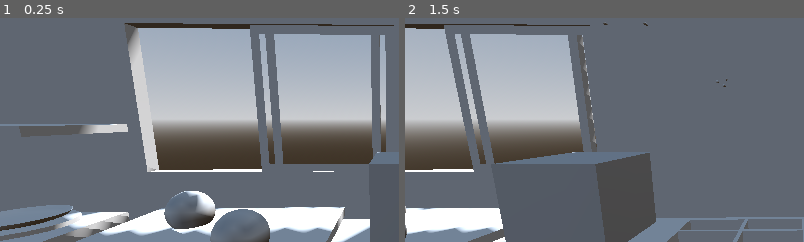
Above: before the commit, frames 1-2 (left to right).
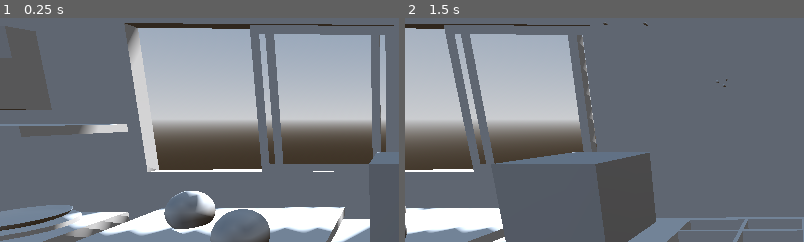
Above: after the commit, the same moments.

Repository: AKtomik/food-truc
Game: Godot game, scene res://scenes/item_test.tscn
Same seed, same stepped clock (60 frames per second), same inputs: the game is played once before the commit and once after it. This scene is started directly instead of the project's main scene.
Inputs (mouse positions are % of the whole screen's width and height, from its top left):
- Up to frame 1 (0.25 s): no input
- Up to frame 2 (1.5 s): tap Enter at 0.5 s; move the mouse to (98, 2) at 0.52 s; hold Up (ui_up) 0.53-1.28 s; click (98, 2) at 0.6 s; tap Space (sidestep) at 1.25, 1.35 s; move the mouse to (30, 55) at 1.27 s; hold Down (ui_down) from 1.28 s (still down)
The pictures show only the part of the screen within x 0-50%, y 16-65%; the shares and areas given below are measured in that part.

The runs differ from the first frame. In frame 1, 3.7% of the frame differs, in the area x 0-14%, y 3-42%; in frame 2, nothing differs.

Commit message:
cash machine

Diff:
--- /dev/null
+++ b/scenes/cash_machine.tscn
@@ -0,0 +1,16 @@
+[gd_scene format=3 uid="uid://cjq01mw7c4hcv"]
+
+[ext_resource type="Script" uid="uid://j7xg1b01r6d5" path="res://scripts/cash_machine.gd" id="1_y64xk"]
+[ext_resource type="PackedScene" uid="uid://bpimo555kt13n" path="res://assets/Truck/SM_cashRegister.fbx" id="2_68e7f"]
+
+[sub_resource type="BoxShape3D" id="BoxShape3D_g23f4"]
+
+[node name="CashMachine" type="Area3D" unique_id=1177224426]
+script = ExtResource("1_y64xk")
+
+[node name="SM_cashRegister" parent="." unique_id=495305489 instance=ExtResource("2_68e7f")]
+transform = Transform3D(1, 0, 0, 0, 1, 0, 0, 0, 1, -0.33577794, -1, -0.64285123)
+
+[node name="CollisionShape3D" type="CollisionShape3D" parent="." unique_id=991592036]
+transform = Transform3D(0.45, 0, 0, 0, 0.45, 0, 0, 0, 0.45, 0, 0.22336555, 0)
+shape = SubResource("BoxShape3D_g23f4")
--- a/scenes/item_test.tscn
+++ b/scenes/item_test.tscn
@@ -8,6 +8,7 @@
 [ext_resource type="PackedScene" uid="uid://bpxue3c5l7d66" path="res://scenes/item_slot.tscn" id="5_3jfeh"]
 [ext_resource type="Script" uid="uid://dmhrpceusgps8" path="res://scripts/hand.gd" id="5_mwajv"]
 [ext_resource type="PackedScene" uid="uid://qglx87c82jac" path="res://scenes/tools/microwave.tscn" id="7_f3voe"]
+[ext_resource type="PackedScene" uid="uid://cjq01mw7c4hcv" path="res://scenes/cash_machine.tscn" id="8_sp2it"]
 
 [sub_resource type="ProceduralSkyMaterial" id="ProceduralSkyMaterial_0wfyh"]
 sky_horizon_color = Color(0.66224277, 0.6717428, 0.6867428, 1)
@@ -91,6 +92,10 @@
 [node name="Microwave" parent="Environement" unique_id=746176305 instance=ExtResource("7_f3voe")]
 transform = Transform3D(1, 0, 0, 0, 1, 0, 0, 0, 1, 1.2055233, 1.1805078, -1.6393985)
 
+[node name="CashMachine" parent="Environement" unique_id=1177224426 instance=ExtResource("8_sp2it")]
+unique_name_in_owner = true
+transform = Transform3D(-0.10185505, 0, 0.99479926, 0, 1, 0, -0.99479926, 0, -0.10185505, -0.70482254, 1.5907985, -1.4995328)
+
 [node name="Hand" type="Node3D" parent="." unique_id=520725327 node_paths=PackedStringArray("camera")]
 script = ExtResource("5_mwajv")
 camera = NodePath("../Player/Camera3D")
--- /dev/null
+++ b/scripts/cash_machine.gd
@@ -0,0 +1,28 @@
+class_name CashMachine
+extends Node3D
+
+@export var starting_money: int = 100
+var _money: int = 100
+
+func _ready() -> void:
+	_money = starting_money
+	refresh()
+
+func refresh():
+	# update the 3D label
+	pass
+
+func get_money() -> int:
+	return _money
+
+func _set_money(value: int):
+	_money = value
+	refresh()
+
+func earn(value: int):
+	_money += value
+	refresh()
+
+func pay(value: int):
+	_money -= value
+	refresh()
--- /dev/null
+++ b/scripts/tools/cubishop.gd
@@ -0,0 +1,20 @@
+class_name Cubishop
+extends ItemTool
+
+#@export var item: Item
+@export var price: int
+@onready var money_manager: CashMachine = $CashMachine
+
+func can_put(_item: Item) -> bool:
+	return false
+
+func can_take(_item: Item) -> bool:
+	return money_manager.get_money()
+
+func put(_item: Item) -> bool:
+	push_error("should not be called here")
+	return false
+
+func take() -> Item:
+	money_manager.pay(price)
+	return Item.new()
Not shown, added: scripts/cash_machine.gd.uid
Not shown, added: scripts/tools/cubishop.gd.uid
